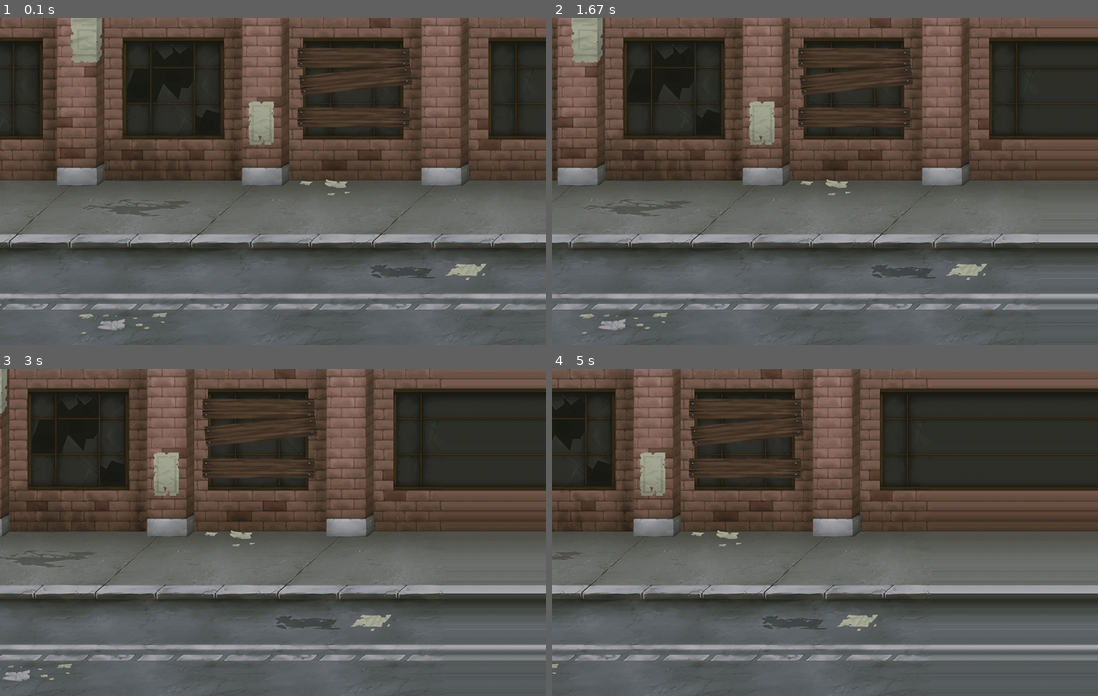
Above: before the commit, frames 1-4 (two rows, left to right).
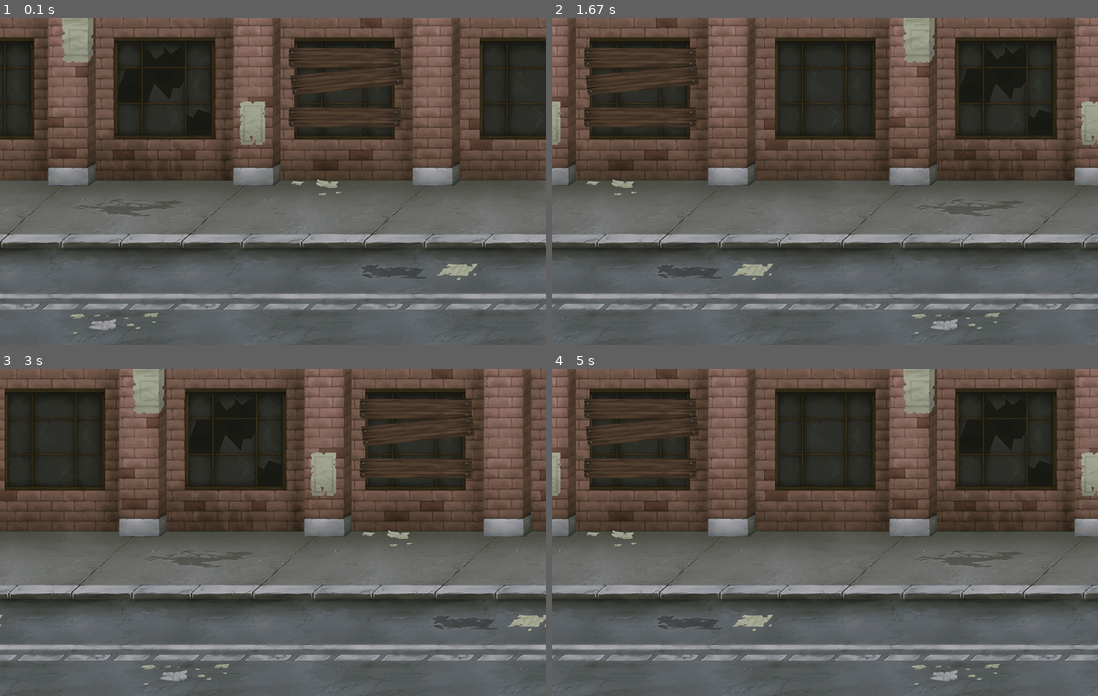
Above: after the commit, the same moments.

Repository: Estefania0701/CursoPygame
Game: pygame game, started from juego.py
Same seed, same stepped clock (60 frames per second), same inputs: the game is played once before the commit and once after it.
Inputs:
- Up to frame 1 (0.1 s): no input
- Up to frame 2 (1.67 s): no input
- Up to frame 3 (3 s): no input
- Up to frame 4 (5 s): no input

The runs differ from the first frame. In frame 1, 12% of the frame differs, in the area x 0-100%, y 0-99%; in frame 2, 28%; in frame 3, 27%; in frame 4, 30%, in the area x 0-100%, y 0-100%.

Commit message:
Inserfo fondo en movimiento con control de FPS

Diff:
--- a/juego.py
+++ b/juego.py
@@ -8,6 +8,9 @@
 # creando una pantalla (ancho por alto en pixeles)
 W, H = 1000, 600
 PANTALLA = pygame.display.set_mode((W, H))
+# para ajustar los FPS del juego
+FPS = 60
+RELOJ = pygame.time.Clock()
 
 # título de la pantalla
 pygame.display.set_caption("Mi primera ventana")
@@ -76,7 +79,11 @@
             sys.exit()
     # para que el fondo se mueva
     x_relativa = x % fondo.get_rect().width # obtengo el ancho del fondo y lo divido por x
-    PANTALLA.blit(fondo, (x, 0))
-    x -= 1
+    PANTALLA.blit(fondo, (x_relativa - fondo.get_rect().width, 0))
+
+    if x_relativa < W:
+        PANTALLA.blit(fondo, (x_relativa, 0))
+    x -= 5
     # para que se actualice la pantalla constantemente
-    pygame.display.flip()
+    pygame.display.update()
+    RELOJ.tick(FPS)
Binary file removed: recursos/fondos/abandonCity/BG City.jpg
